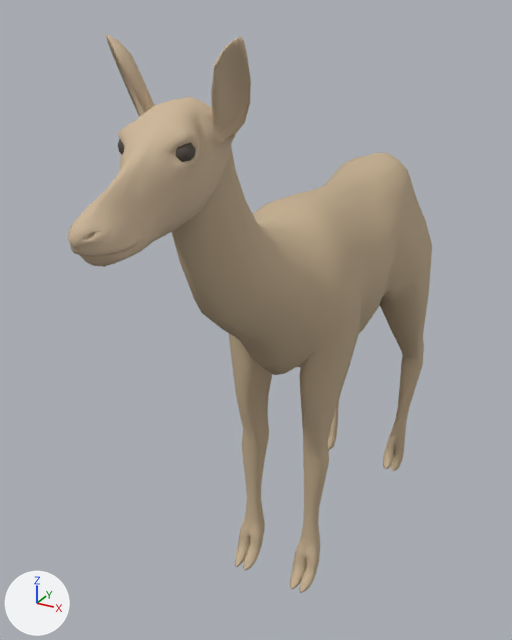
The glTF model assets/runtime/creatures/deer-phase2.glb, before and after one commit.
Rendered twice from a camera (50 mm lens) standing at (2.82, -6.92, 5.79) and looking at (-0.38, -1.1, 2.88). Every picture has the same lights, and +X, +Y and +Z are marked at lower left. The older version comes first.

Objects in the first picture: 'Body', 'Head' and 1 more.
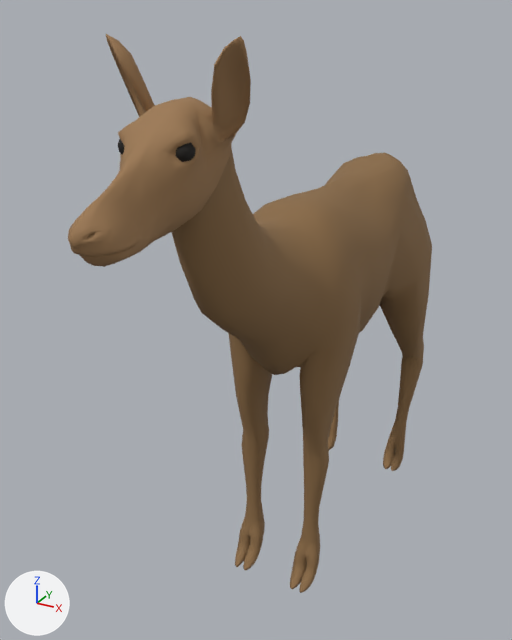
Commit message: Build verified Phase 2 wildlife runtime assets

Changed parts and their boxes [x1, y1, x2, y2] in the pictures (512 x 640 px):
```json
{"object": "Body", "change": "recoloured", "before": [171, 148, 432, 593], "after": [171, 148, 432, 593], "on screen": "beige to brown"}
{"object": "Head", "change": "recoloured", "before": [68, 33, 251, 267], "after": [68, 33, 251, 267], "on screen": "beige to brown"}
```

The change, as JSON lines over the scene's bpy script:
```json
{"op": "set", "path": "mat_body.base_color", "old": "(0.545, 0.42, 0.271)", "new": "(0.258, 0.147, 0.0595)", "note": "beige #c3ad8e -> brown #8b6b45"}
{"op": "set", "path": "mat_head.base_color", "old": "(0.612, 0.471, 0.318)", "new": "(0.332, 0.188, 0.0823)", "note": "beige #cdb799 -> brown #9c7851"}
```
